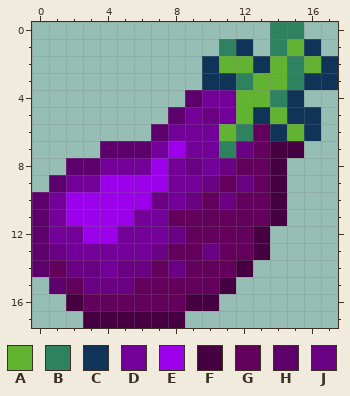
Pixel-art sprite, stored at src/main/resources/assets/testosterone/textures/mob_effect/testosterone.png. Above is the file before it was changed.
The file is 18x18 pixels.
Palette (. is transparent): A #62b331  B #2f8260  C #0f3458  D #720099  E #9c00ea  F #460041  G #62005b  H #5d006b  J #6a0082
Pixels before, first column x 0:
 0 ..............BB..
 1 ...........BC.BAC.
 2 ..........CAACABAC
 3 ..........CCBAABCC
 4 .........HDDAABC..
 5 ........HDJDACACC.
 6 .......HDDDABGCAC.
 7 ....HHHDEDDBJGFF..
 8 ..HHDDDEDJDJGGF...
 9 .HDDEEEEDDJGJGF...
10 HDEEEEEJDJGJGGF...
11 HDEEEEDDGGGGGGF...
12 HDDEEDDDJGGGGF....
13 HJDDDDDJGGJGGF....
14 HGJJDJJGJGGGF.....
15 .HGJJJGGGGGF......
16 ..FGGGGGGFF.......
17 ...FFFFFF.........
Once edited:
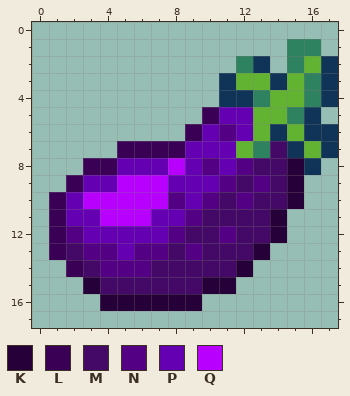
Colours new in this view: K #260038  L #3a0056  M #440966  N #540084  P #6400b2  Q #b800ff
Changes in this commit:
Changed rows in their new state; - is an unchanged pixel.
first column x 0:
 0 --------------..--
 1 -----------..-.BB-
 2 ----------..B-.---
 3 ----------.-A-CAB-
 4 ---------..CCBAABC
 5 --------..LPPA-B--
 6 -------..LPNPA---C
 7 ----.LLLLPPPABMCAC
 8 --.LLPPPQPNPNMMKC-
 9 -.LPPQQQPPPNMNMK--
10 .LPQQQQQNPNMNMMK--
11 .LPPQQQPPNMMMMK---
12 .LNPPPPPNMMNMMK---
13 .LMNNPNNMNMMMK----
14 ..LMNNNMMMMMK-----
15 -..KMMMMMMKK------
16 --..KKKKKK.-------
17 ---......---------
Changed places in both pictures, as pixel boxes (x1, y1, x2, y2):
changed: (32, 22, 338, 328)
